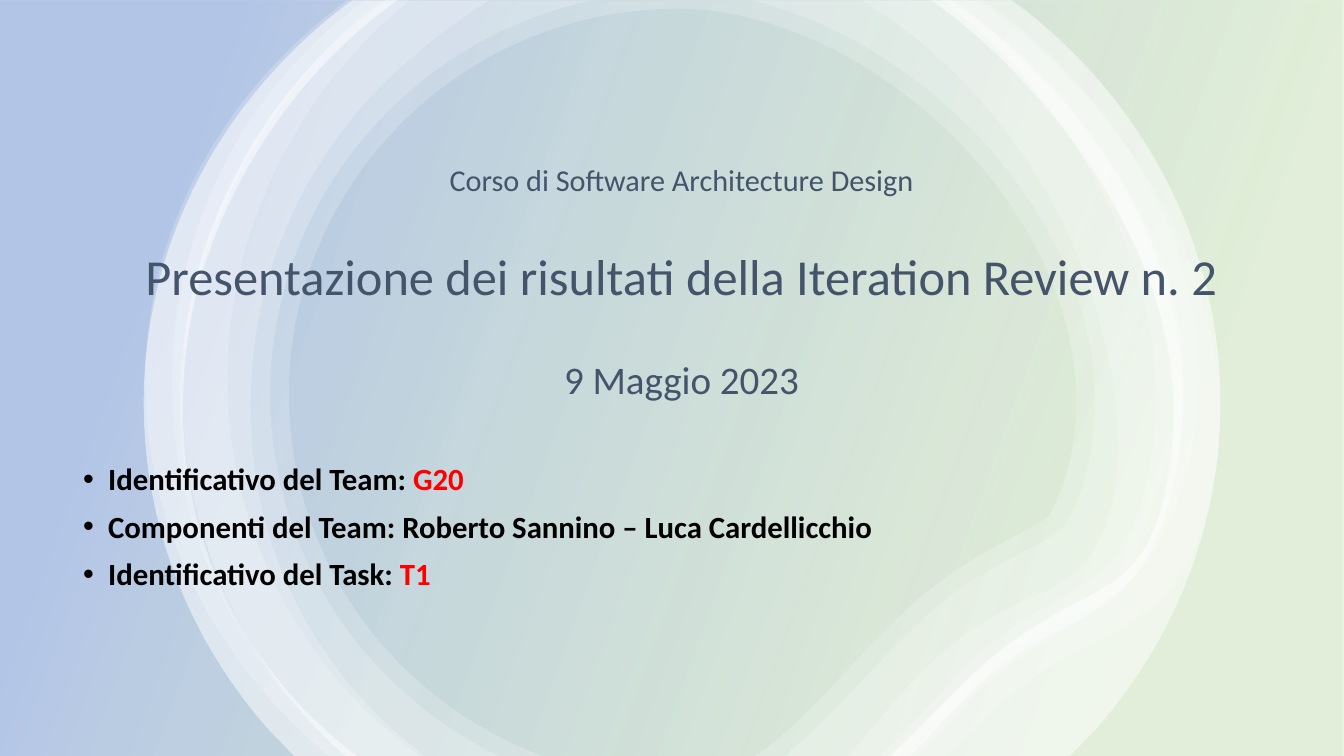
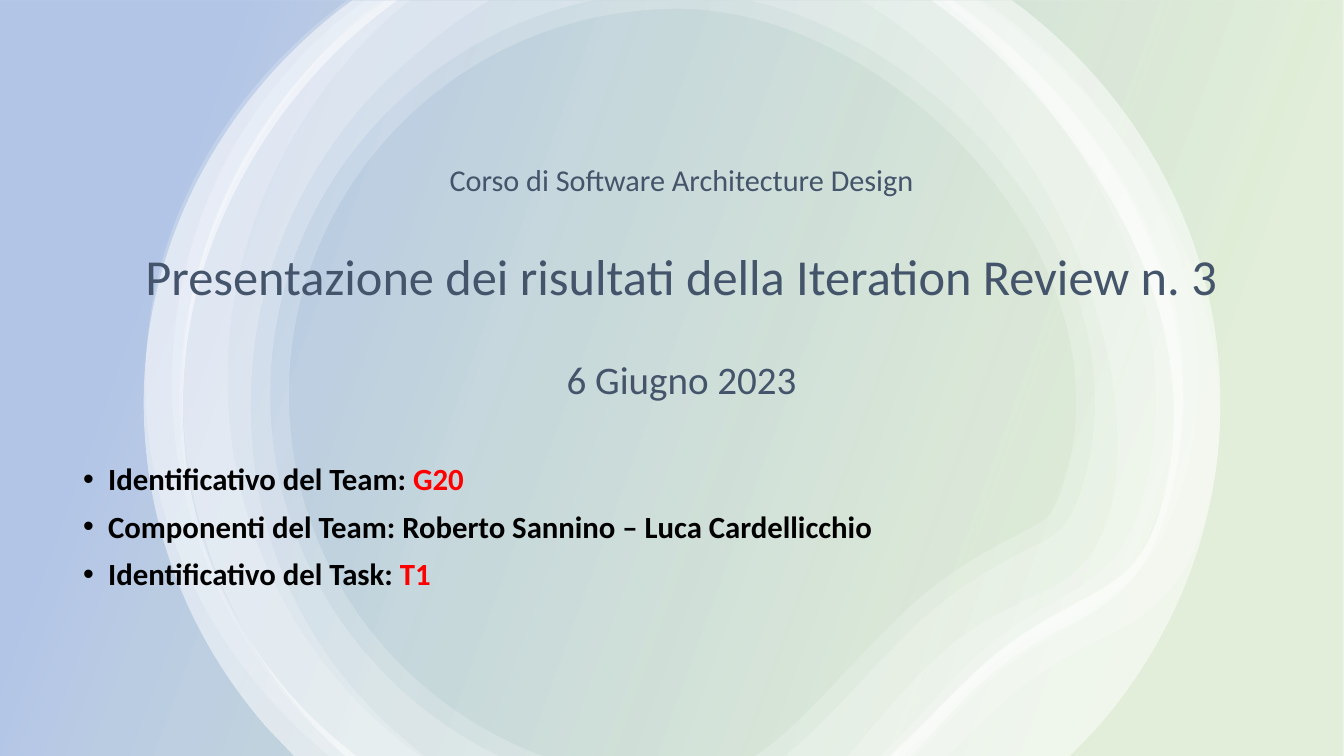
Before and after one commit to Testing-Game-SAD-2023/T1-G20, a slide deck: slide 1 of Pres_G20_T1_IT3.pptx. Drawn at 1344x756 pixels with LibreOffice and Linux fonts; fonts in the diff are those of the drawing. Boxes give left, top, right and bottom in pixels: in the first picture for what was removed or moved away, otherwise in the second. Text is boxed around its words. In the diff, an @@ line names an element or a change of style, - is before the commit and + after.

```diff
--- a/Pres_G20_T1_IT3.pptx
+++ b/Pres_G20_T1_IT3.pptx
@@ title at (x1=145, y1=170, x2=1217, y2=401): text changed @@
-Corso di Software Architecture Design
-Presentazione dei risultati della Iteration Review n. 2
-9 Maggio 2023
+Corso di Software Architecture Design
+Presentazione dei risultati della Iteration Review n. 3
+6 Giugno 2023
```
Also in this commit, not shown: 4 other slides changed, 5 slides added.
